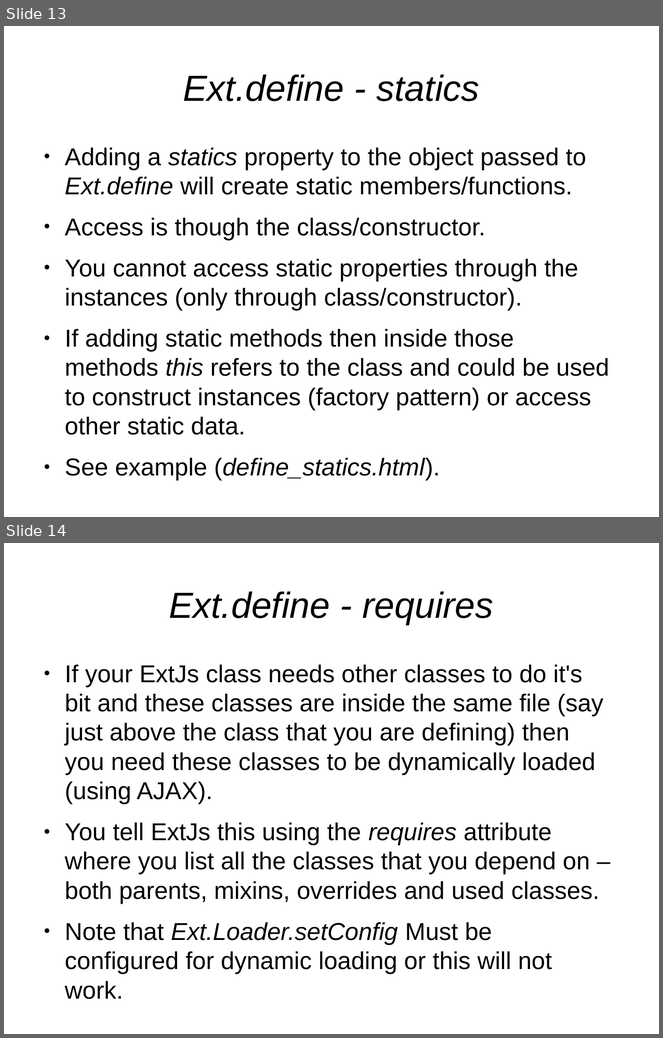
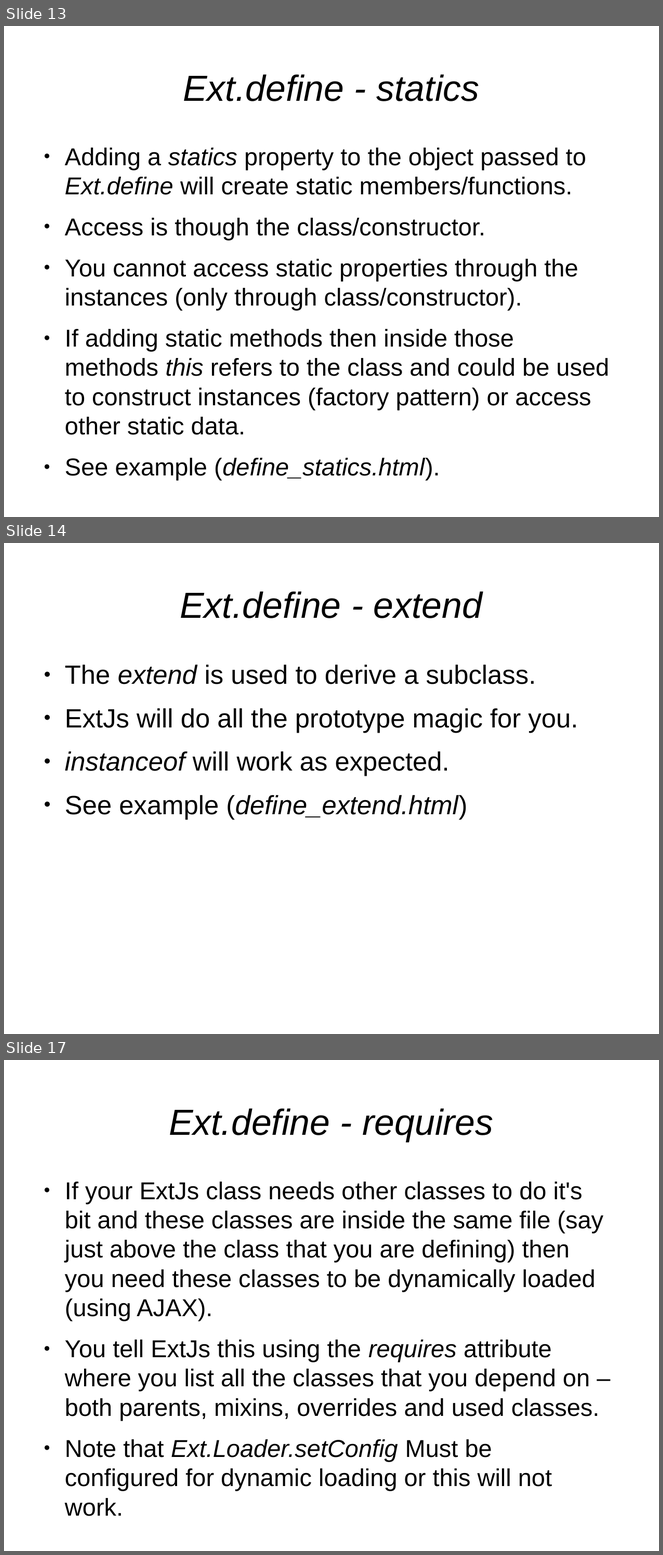
Before and after one commit to veltzer/demos, a slide deck: javascript/extjs/doc/extjs_oo.odp. Shown one above the other, each under a label of ours: slides 13 and 14 before the commit, slides 13, 14 and 17 after it; the slides between them are not shown. The pictures are 663x1038 and 663x1555 pixels, drawn with LibreOffice and Linux fonts; fonts in the diff are those of the drawing. Boxes give left, top, right and bottom in pixels: in the first picture for what was removed or moved away, otherwise in the second. Text is boxed around its words. In the diff, an @@ line names an element or a change of style, - is before the commit and + after.

```diff
--- a/javascript/extjs/doc/extjs_oo.odp
+++ b/javascript/extjs/doc/extjs_oo.odp
@@ slide 14 added at [4, 543, 659, 1034], background #FFFFFF @@
@@ title added at [180, 591, 483, 618], 44 pt, text #000000, italic @@
+Ext.define - extend
@@ text added at [65, 665, 578, 820], 32 pt, text #000000 @@
+● The extend is used to derive a subclass.
+● ExtJs will do all the prototype magic for you.
+● instanceof will work as expected.
+● See example (define_extend.html)
@@ what was slide 14 is now slide 17 @@
```
Also in this commit, not shown: 2 other slides added, 2 other files.
